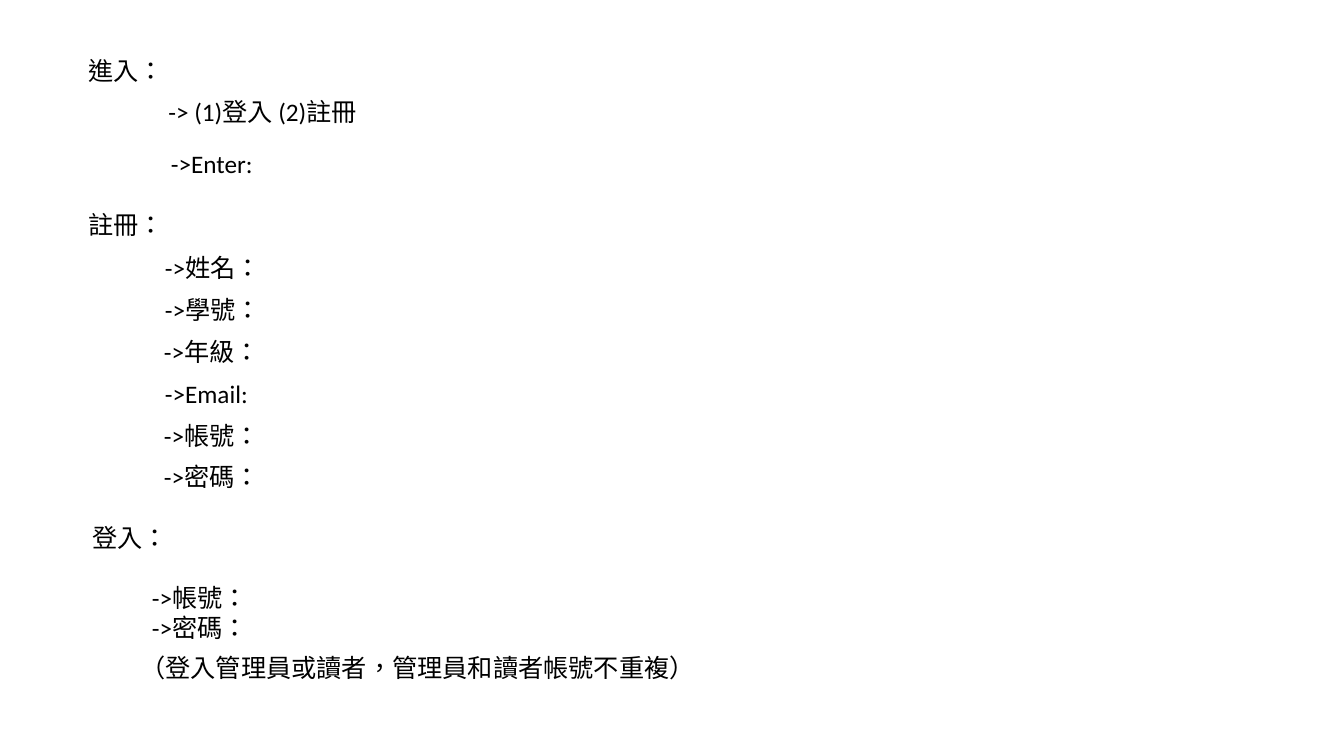
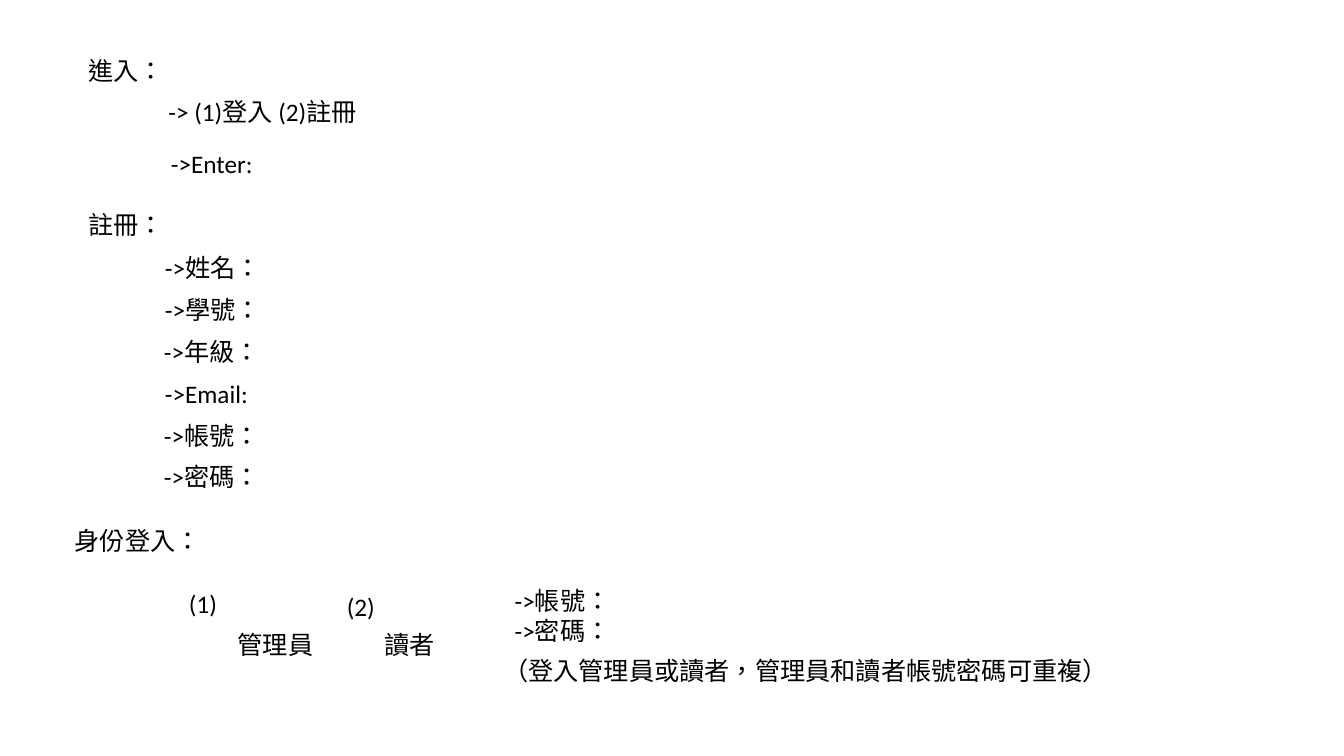
Before and after one commit to 1508leo/PD_Final_Project, a slide deck: slide 2 of outline.pptx. Drawn at 1344x756 pixels with LibreOffice and Linux fonts; fonts in the diff are those of the drawing. Boxes give left, top, right and bottom in pixels: in the first picture for what was removed or moved away, otherwise in the second. Text is boxed around its words. In the diff, an @@ line names an element or a change of style, - is before the commit and + after.

```diff
--- a/outline.pptx
+++ b/outline.pptx
@@ text at (x1=75, y1=529, x2=201, y2=552): text changed @@
-登入：
+身份登入：
@@ text added at (x1=189, y1=594, x2=217, y2=617), 18 pt, text #000000 @@
+(1)
@@ text added at (x1=347, y1=597, x2=375, y2=620), 18 pt, text #000000 @@
+(2)
@@ text "->帳號：" moved from (x1=152, y1=587, x2=248, y2=639) to (x1=515, y1=589, x2=611, y2=642) @@
@@ text added at (x1=238, y1=632, x2=314, y2=656), 18 pt, text #000000 @@
+管理員
@@ text added at (x1=384, y1=632, x2=434, y2=656), 18 pt, text #000000 @@
+讀者
@@ text at (x1=503, y1=658, x2=1108, y2=683): text changed @@
-（登入管理員或讀者，管理員和讀者帳號不重複）
+（登入管理員或讀者，管理員和讀者帳號密碼可重複）
```
Also in this commit, not shown: 1 other slide changed, 6 other files.
